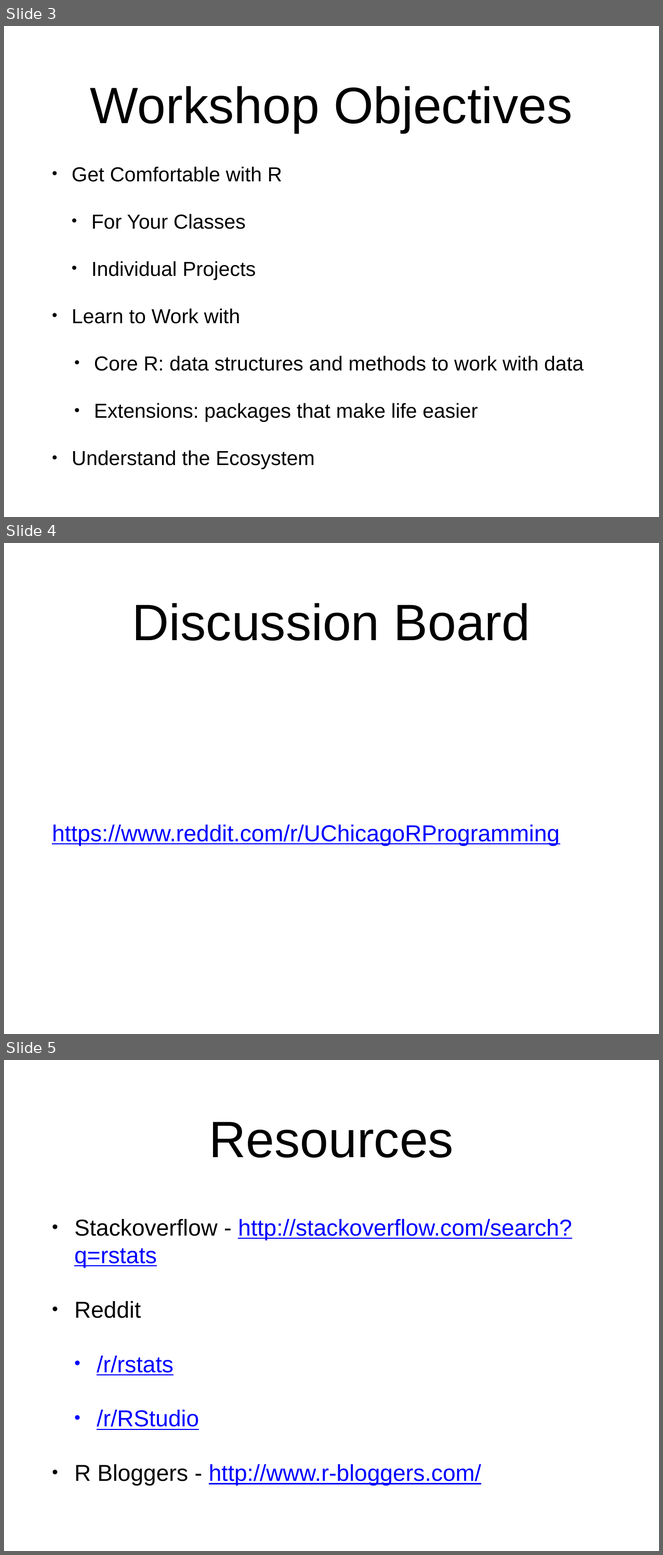
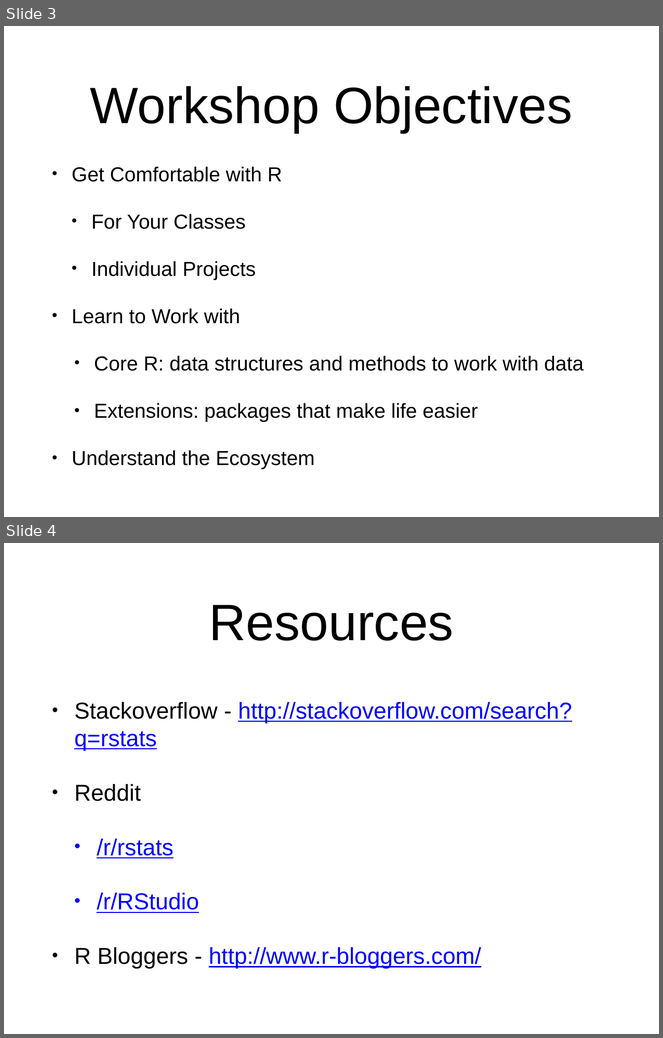
Before and after one commit to nvenkataraman1/RProgrammingWorkshop, a slide deck: sessions/w1/Week1.pptx. Shown one above the other, each under a label of ours: slides 3, 4 and 5 before the commit, slides 3 and 4 after it. The pictures are 663x1555 and 663x1038 pixels, drawn with LibreOffice and Linux fonts; fonts in the diff are those of the drawing. Boxes give left, top, right and bottom in pixels: in the first picture for what was removed or moved away, otherwise in the second. Text is boxed around its words. In the diff, an @@ line names an element or a change of style, - is before the commit and + after.

```diff
--- a/sessions/w1/Week1.pptx
+++ b/sessions/w1/Week1.pptx
@@ slide 4 removed at [4, 543, 659, 1034], background #FFFFFF @@
@@ title removed at [132, 603, 531, 641] @@
-Discussion Board
@@ text removed at [52, 825, 560, 846] @@
-https://www.reddit.com/r/UChicagoRProgramming
@@ what was slide 5 is now slide 4 @@
```
Also in this commit, not shown: 1 slide changed, 16 other files.
